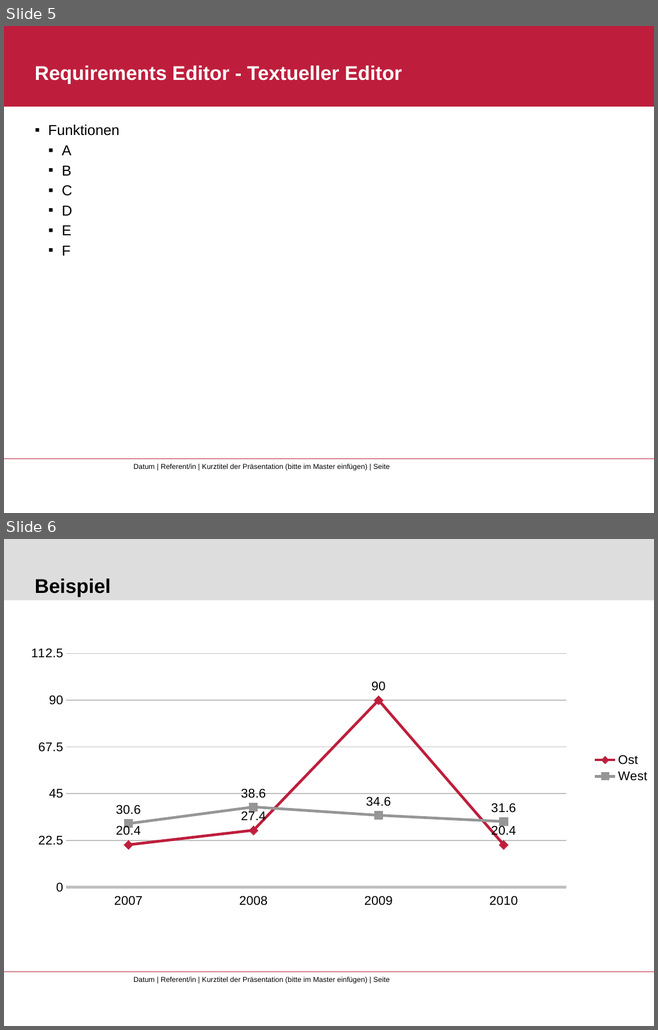
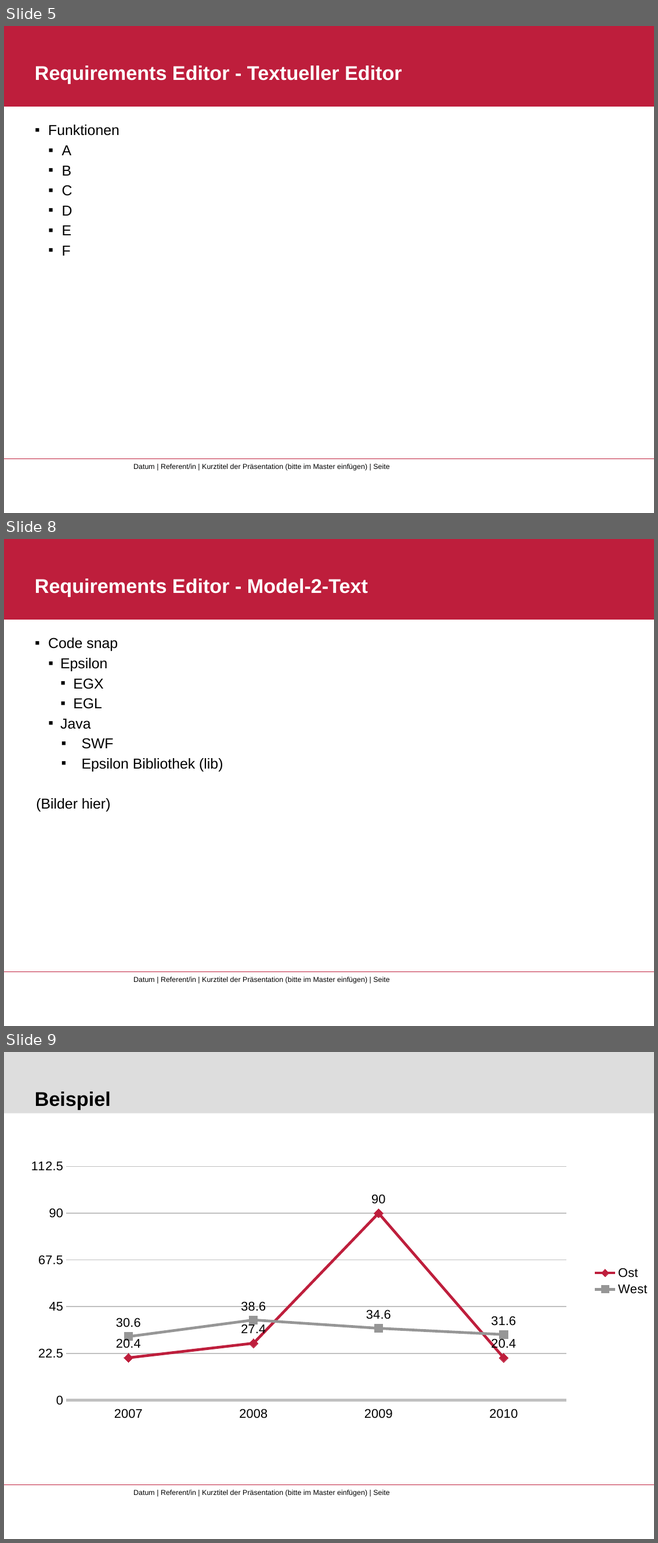
Before and after one commit to Kogoro/RequirementsEditor, a slide deck: MBSE - RequirementsEditor.pptx. Shown one above the other, each under a label of ours: slides 5 and 6 before the commit, slides 5, 8 and 9 after it; the slides between them are not shown. The pictures are 658x1030 and 658x1543 pixels, drawn with LibreOffice and Linux fonts; fonts in the diff are those of the drawing; background and template pictures are left out. Boxes give left, top, right and bottom in pixels: in the first picture for what was removed or moved away, otherwise in the second. Text is boxed around its words. In the diff, an @@ line names an element or a change of style, - is before the commit and + after.

```diff
--- a/MBSE - RequirementsEditor.pptx
+++ b/MBSE - RequirementsEditor.pptx
@@ slide 8 added at bbox=[4, 539, 654, 1026], background #FFFFFF; not listed: 3 template elements that a slide beside it also shows @@
@@ rectangle added at bbox=[4, 539, 654, 620], fill #BE1E3C @@
@@ title added at bbox=[35, 578, 368, 597], 22 pt, text #FFFFFF, bold @@
+Requirements Editor - Model-2-Text
@@ text added at bbox=[36, 638, 223, 812], 16 pt, text #000000 @@
+  ▪ Code snap
+    ▪ Epsilon
+      ▪ EGX
+      ▪ EGL
+    ▪ Java
+      ▪ SWF
+      ▪ Epsilon Bibliothek (lib)
+  (Bilder hier)
@@ what was slide 6 is now slide 9 @@
```
Also in this commit, not shown: 2 slides changed, 2 other slides added.
